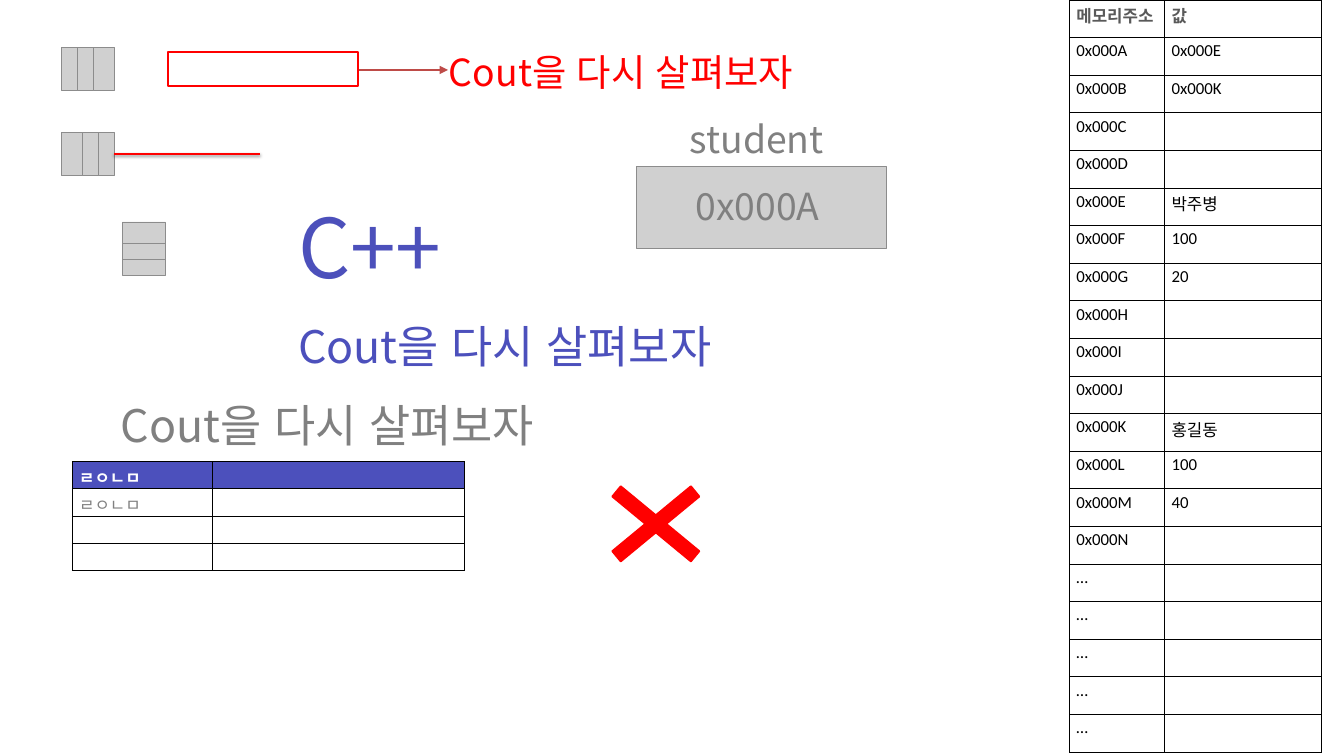
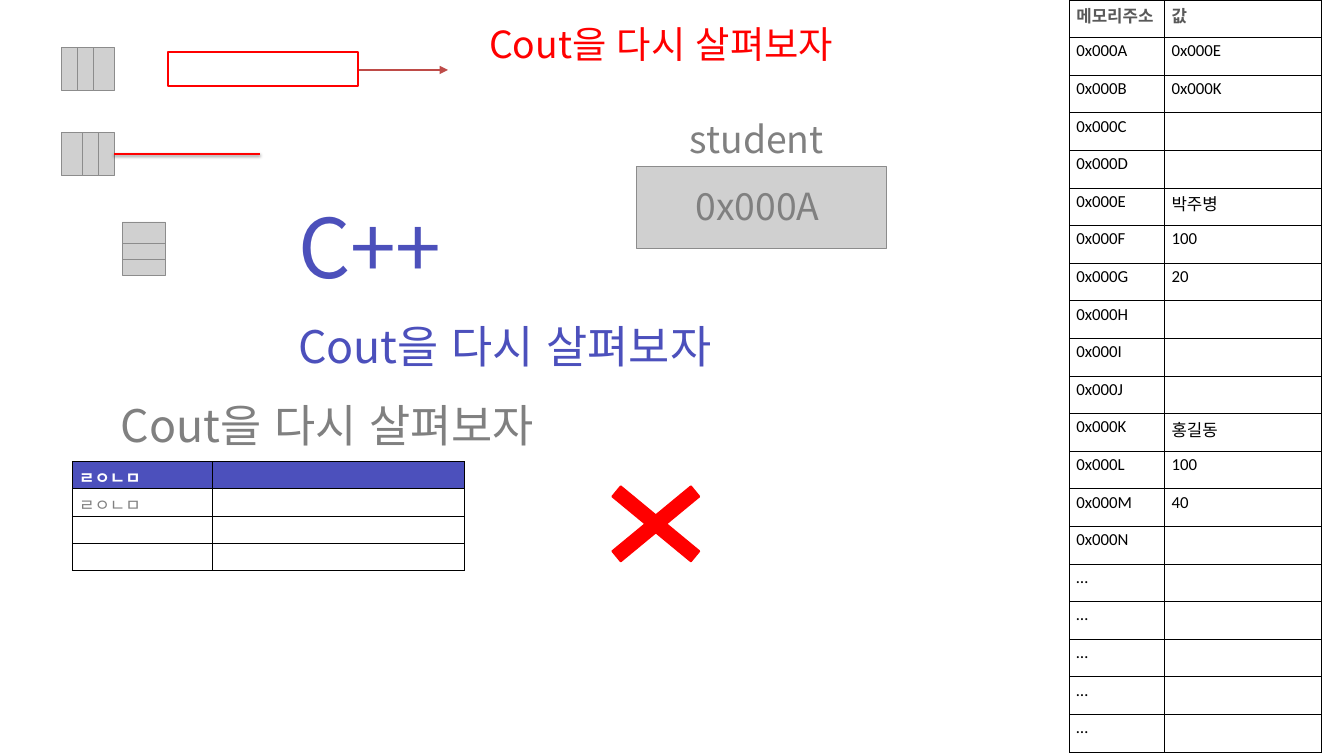
Before and after one commit to zest132/JavaLecture, a slide deck: slide 1 of JavaLecture/LectureFile/샘플.pptx. Drawn at 1344x756 pixels with LibreOffice and Linux fonts; fonts in the diff are those of the drawing; grey boxes stand for pictures. Boxes give left, top, right and bottom in pixels: in the first picture for what was removed or moved away, otherwise in the second. Text is boxed around its words. In the diff, an @@ line names an element or a change of style, - is before the commit and + after.

```diff
--- a/JavaLecture/LectureFile/샘플.pptx
+++ b/JavaLecture/LectureFile/샘플.pptx
@@ text "Cout을 다시 살펴보자": place and size @@
-text "Cout을 다시 살펴보자" at [449, 55, 793, 89]
+text "Cout을 다시 살펴보자" at [489, 27, 833, 61]
```
Also in this commit, not shown: 4 other files.
